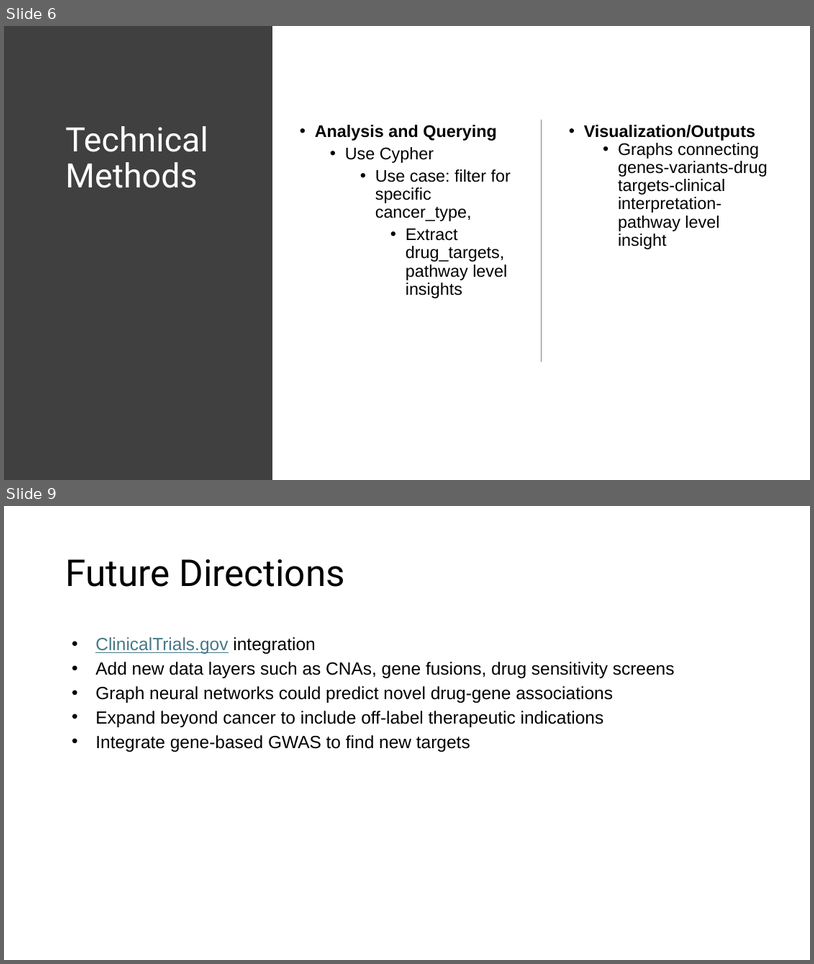
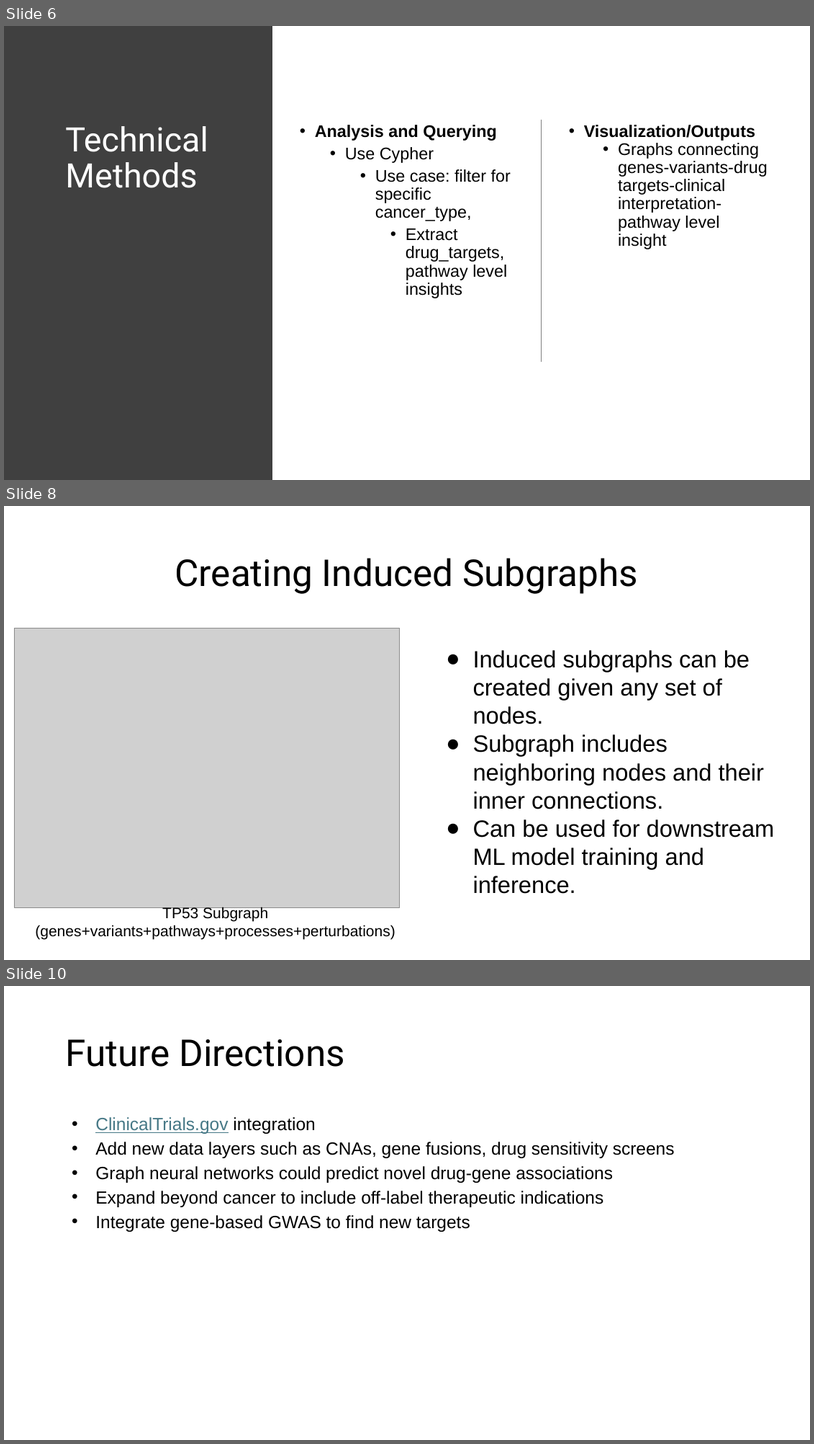
Before and after one commit to collaborativebioinformatics/GeNETwork, a slide deck: Presentation/FinalPresentation_Template.pptx. Shown one above the other, each under a label of ours: slides 6 and 9 before the commit, slides 6, 8 and 10 after it; the slides between them are not shown. The pictures are 814x964 and 814x1444 pixels, drawn with LibreOffice and Linux fonts; fonts in the diff are those of the drawing; grey boxes stand for pictures. Boxes give left, top, right and bottom in pixels: in the first picture for what was removed or moved away, otherwise in the second. Text is boxed around its words. In the diff, an @@ line names an element or a change of style, - is before the commit and + after.

```diff
--- a/Presentation/FinalPresentation_Template.pptx
+++ b/Presentation/FinalPresentation_Template.pptx
@@ slide 8 added at bbox=[4, 506, 810, 960], background #FFFFFF @@
@@ title added at bbox=[175, 558, 638, 594], 44 pt, text #000000 @@
+Creating Induced Subgraphs
@@ picture added at bbox=[14, 628, 400, 908] @@
@@ text added at bbox=[473, 650, 775, 893], 28 pt, text #000000 @@
+● Induced subgraphs can be created given any set of nodes.
+● Subgraph includes neighboring nodes and their inner connections.
+● Can be used for downstream ML model training and inference.
@@ text added at bbox=[35, 906, 395, 939], 18 pt, text #000000 @@
+TP53 Subgraph (genes+variants+pathways+processes+perturbations)
@@ what was slide 9 is now slide 10 @@
```
Also in this commit, not shown: 2 slides changed, 1 other slide added, 1 slide removed, 2 other files.
